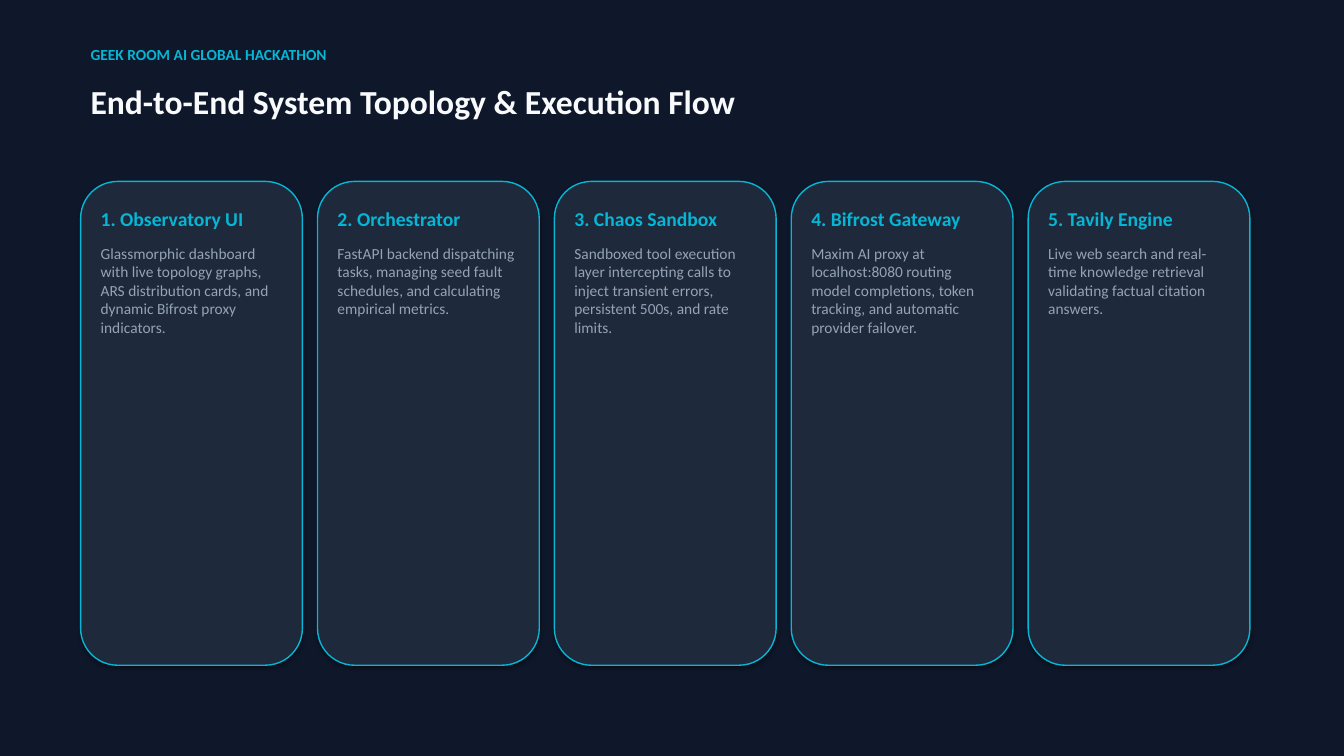
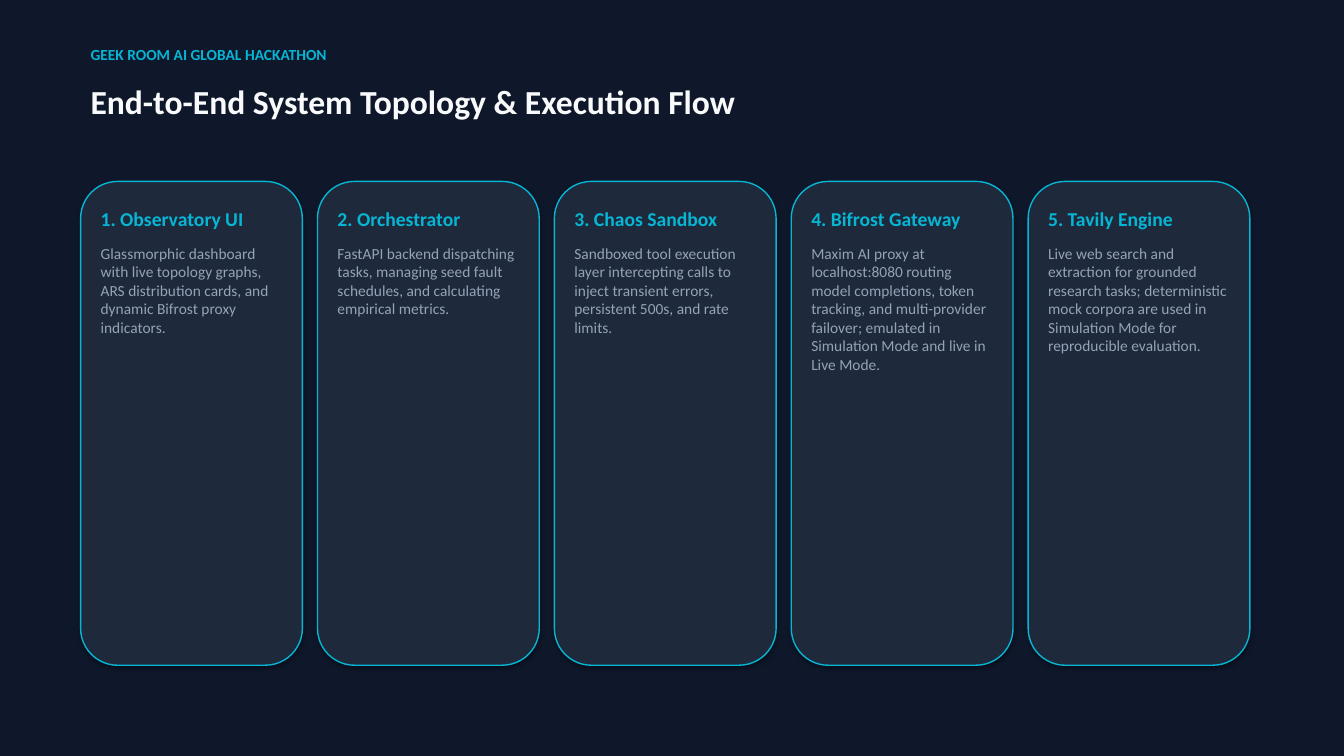
Before and after one commit to Mohan-M04/agentbench-arena, a slide deck: slide 4 of AgentBench_Arena_Hackathon_Pitch_Deck.pptx. Drawn at 1344x756 pixels with LibreOffice and Linux fonts; fonts in the diff are those of the drawing. Boxes give left, top, right and bottom in pixels: in the first picture for what was removed or moved away, otherwise in the second. Text is boxed around its words. In the diff, an @@ line names an element or a change of style, - is before the commit and + after.

Commit message:
docs(deck): align pitch deck numbers, ARS tiers, formula, and simulation caveats with README

```diff
--- a/AgentBench_Arena_Hackathon_Pitch_Deck.pptx
+++ b/AgentBench_Arena_Hackathon_Pitch_Deck.pptx
@@ text at (811,248,986,370): text changed @@
-Maxim AI proxy at localhost:8080 routing model completions, token tracking, and automatic provider failover.
+Maxim AI proxy at localhost:8080 routing model completions, token tracking, and multi-provider failover; emulated in Simulation Mode and live in Live Mode.
@@ text at (1048,248,1226,354): text changed @@
-Live web search and real-time knowledge retrieval validating factual citation answers.
+Live web search and extraction for grounded research tasks; deterministic mock corpora are used in Simulation Mode for reproducible evaluation.
```
Also in this commit, not shown: 9 other slides changed, 1 other file.
